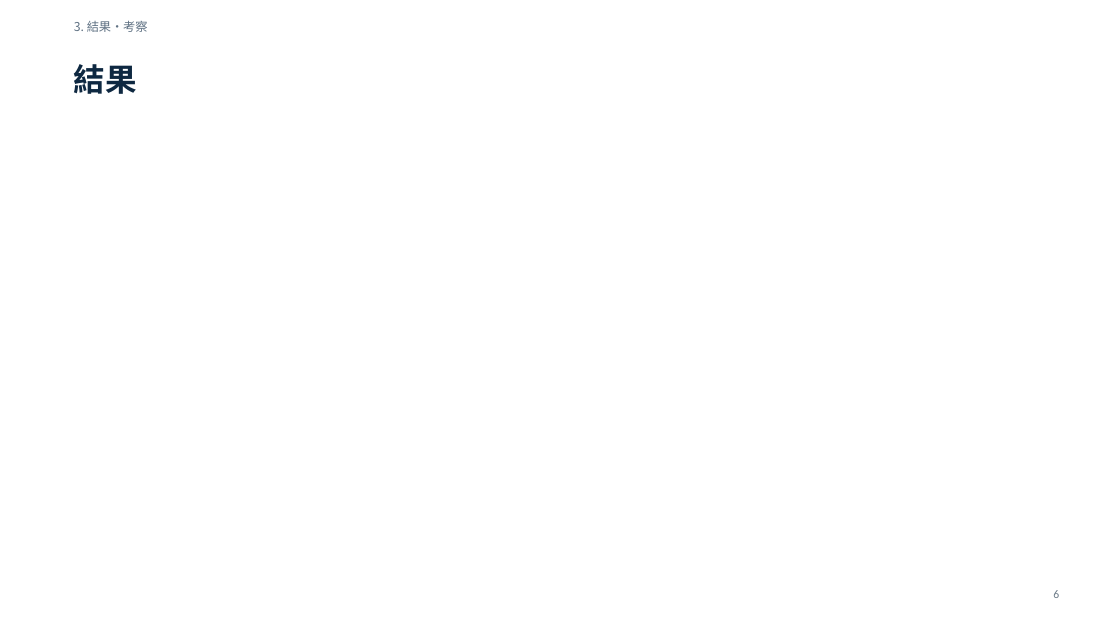
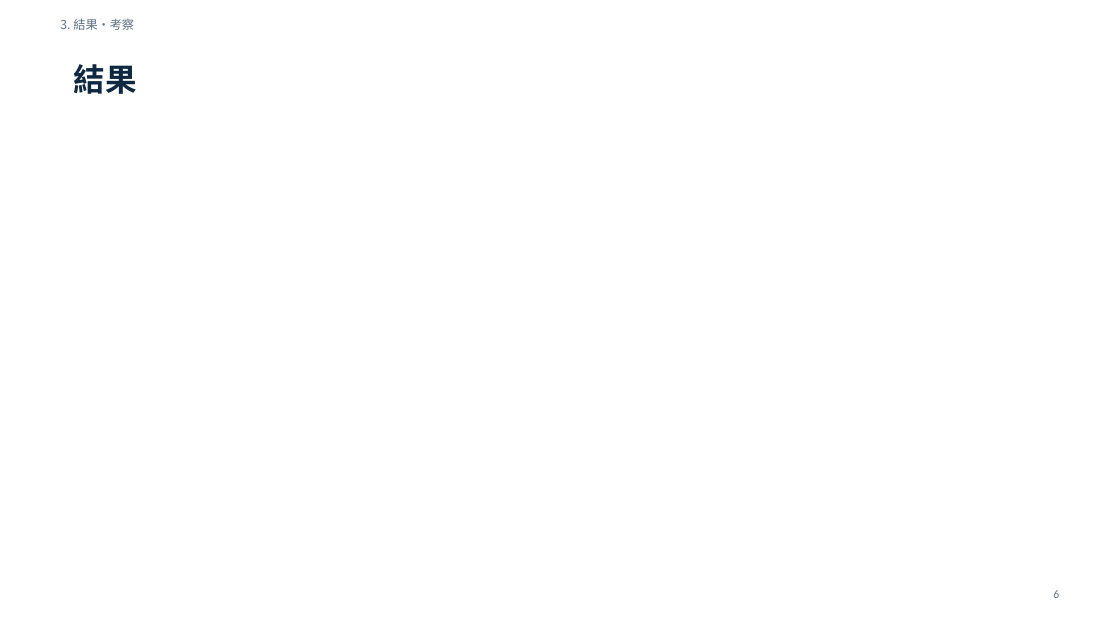
Before and after one commit to fumin0ri/structuring, a slide deck: slide 6 of インターン成果報告.pptx. Drawn at 1120x630 pixels with LibreOffice and Linux fonts; fonts in the diff are those of the drawing. Boxes give left, top, right and bottom in pixels: in the first picture for what was removed or moved away, otherwise in the second. Text is boxed around its words. In the diff, an @@ line names an element or a change of style, - is before the commit and + after.

```diff
--- a/インターン成果報告.pptx
+++ b/インターン成果報告.pptx
@@ text "3. 結果・考察": place and size @@
-text "3. 結果・考察" at box(74, 20, 148, 32)
+text "3. 結果・考察" at box(60, 18, 134, 30)
```
Also in this commit, not shown: 12 other slides changed.
